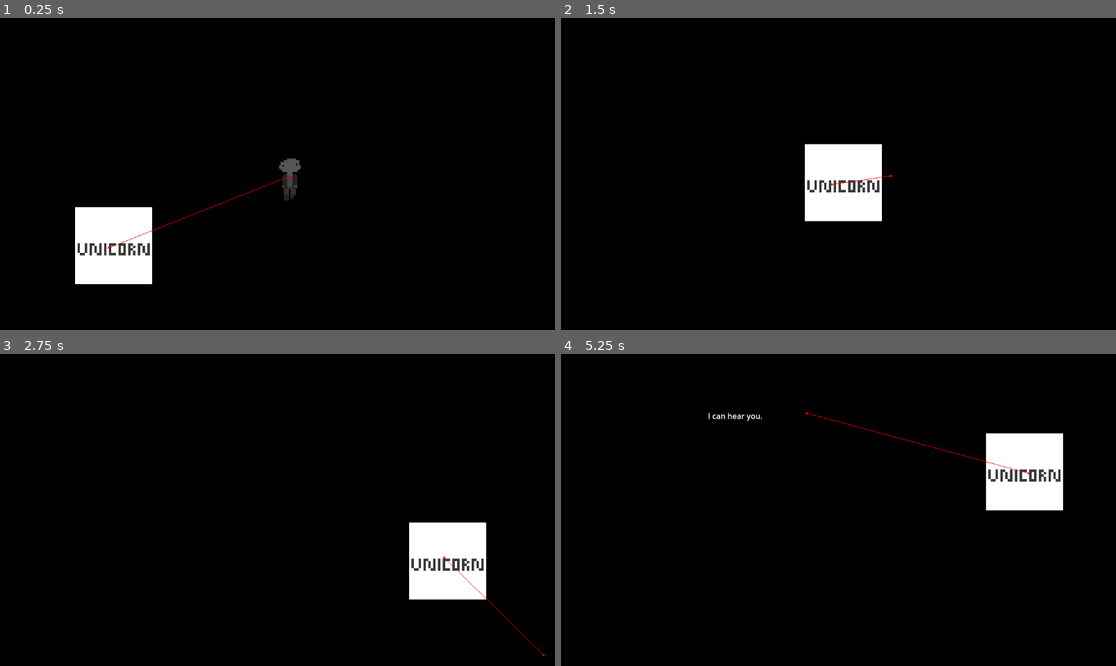
Above: before the commit, frames 1-4 (two rows, left to right).
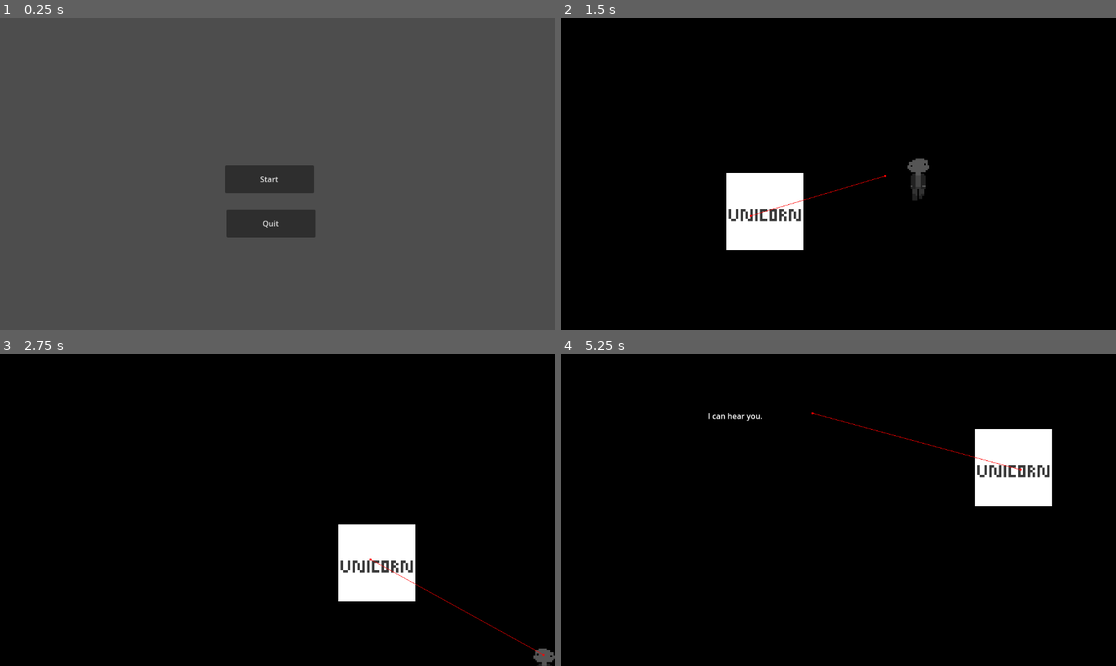
Above: after the commit, the same moments.

Repository: kbg2201/BUD-Team
Game: Godot game, scene res://Scenes/title_screen.tscn
Same seed, same stepped clock (60 frames per second), same inputs: the game is played once before the commit and once after it. Before the commit the project starts from res://main.tscn.
Inputs (mouse positions are in pixels of both pictures, inside the frame that each line leads up to):
- Up to frame 1 (0.25 s): no input
- Up to frame 2 (1.5 s): click (832, 180) at 0.5 s, where only the run after the commit has a clickable "Start"; hold D (move_right) from 1.28 s (still down)
- Up to frame 3 (2.75 s): release D (move_right) at 2.03 s; hold S (move_down) from 2.03 s (still down)
- Up to frame 4 (5.25 s): release S (move_down) at 2.78 s; hold D (move_right) 2.78-3.53 s; hold W (move_up) 3.53-4.28 s; hold A (move_left) from 4.28 s (still down)

The runs differ from the first frame. In frame 1, 100% of the frame differs, in the area x 0-100%, y 0-100%; in frame 2, 7.2%; in frame 3, 6.6%; in frame 4, 2.0%.

Commit message:
Title Screen

Diff:
--- /dev/null
+++ b/bloody-unicorn/Scenes/main.tscn
@@ -0,0 +1,35 @@
+[gd_scene load_steps=7 format=3 uid="uid://due2ymlrp6sru"]
+
+[ext_resource type="Script" path="res://main.gd" id="1_tay2g"]
+[ext_resource type="PackedScene" uid="uid://boorxy8t6uaci" path="res://Scenes/player.tscn" id="2_owd1m"]
+[ext_resource type="PackedScene" uid="uid://dlpavsu6heed3" path="res://Scenes/lucyvoice.tscn" id="3_odk8b"]
+[ext_resource type="Texture2D" uid="uid://dr00rxwtmay7l" path="res://assets/img/bgblack.jpg" id="4_f83xv"]
+[ext_resource type="PackedScene" uid="uid://w8fyrwg2nbuo" path="res://Scenes/enemy_unicorn.tscn" id="5_4eyku"]
+
+[sub_resource type="NavigationPolygon" id="NavigationPolygon_o3qb5"]
+vertices = PackedVector2Array(1150.85, 624.148, 28.0938, 641.828, 33.8984, 37.8906, 1142.14, 26.1016)
+polygons = Array[PackedInt32Array]([PackedInt32Array(0, 1, 2, 3)])
+outlines = Array[PackedVector2Array]([PackedVector2Array(1152, 16, 1161, 634, 18, 652, 24, 28)])
+
+[node name="Main" type="Node"]
+script = ExtResource("1_tay2g")
+
+[node name="Player" parent="." instance=ExtResource("2_owd1m")]
+scale = Vector2(0.7, 0.7)
+
+[node name="LucyVoice" parent="." instance=ExtResource("3_odk8b")]
+
+[node name="TextureRect" type="TextureRect" parent="."]
+z_index = -2
+offset_right = 364.0
+offset_bottom = 40.0
+texture = ExtResource("4_f83xv")
+expand_mode = 2
+stretch_mode = 6
+
+[node name="EnemyUnicorn" parent="." node_paths=PackedStringArray("player") instance=ExtResource("5_4eyku")]
+position = Vector2(166, 501)
+player = NodePath("../Player")
+
+[node name="NavigationRegion2D" type="NavigationRegion2D" parent="."]
+navigation_polygon = SubResource("NavigationPolygon_o3qb5")
--- /dev/null
+++ b/bloody-unicorn/Scenes/title_screen.tscn
@@ -0,0 +1,44 @@
+[gd_scene load_steps=3 format=3 uid="uid://bqin2bn47hlda"]
+
+[ext_resource type="Script" path="res://title_screen.gd" id="1_700qu"]
+
+[sub_resource type="GDScript" id="GDScript_ip21y"]
+script/source = "extends Button
+
+
+# Called when the node enters the scene tree for the first time.
+func _ready() -> void:
+	pass # Replace with function body.
+
+
+# Called every frame. 'delta' is the elapsed time since the previous frame.
+func _process(delta: float) -> void:
+	pass
+"
+
+[node name="TitleScreen" type="Control"]
+layout_mode = 3
+anchors_preset = 0
+script = ExtResource("1_700qu")
+
+[node name="StartButton" type="Button" parent="."]
+layout_mode = 0
+offset_left = 467.0
+offset_top = 306.0
+offset_right = 652.0
+offset_bottom = 364.0
+text = "Start"
+script = SubResource("GDScript_ip21y")
+
+[node name="QuitButton" type="Button" parent="."]
+layout_mode = 0
+offset_left = 470.0
+offset_top = 398.0
+offset_right = 655.0
+offset_bottom = 456.0
+text = "Quit
+"
+script = SubResource("GDScript_ip21y")
+
+[connection signal="pressed" from="StartButton" to="." method="_on_start_button_pressed"]
+[connection signal="pressed" from="QuitButton" to="." method="_on_quit_button_pressed"]
--- a/bloody-unicorn/main.tscn
+++ /dev/null
@@ -1,35 +0,0 @@
-[gd_scene load_steps=7 format=3 uid="uid://due2ymlrp6sru"]
-
-[ext_resource type="Script" path="res://main.gd" id="1_jqwt7"]
-[ext_resource type="PackedScene" uid="uid://boorxy8t6uaci" path="res://player.tscn" id="2_31q2a"]
-[ext_resource type="PackedScene" uid="uid://dlpavsu6heed3" path="res://lucyvoice.tscn" id="3_rwd7k"]
-[ext_resource type="Texture2D" uid="uid://dr00rxwtmay7l" path="res://assets/img/bgblack.jpg" id="4_edq15"]
-[ext_resource type="PackedScene" uid="uid://w8fyrwg2nbuo" path="res://enemy_unicorn.tscn" id="5_ufu58"]
-
-[sub_resource type="NavigationPolygon" id="NavigationPolygon_o3qb5"]
-vertices = PackedVector2Array(1150.85, 624.148, 28.0938, 641.828, 33.8984, 37.8906, 1142.14, 26.1016)
-polygons = Array[PackedInt32Array]([PackedInt32Array(0, 1, 2, 3)])
-outlines = Array[PackedVector2Array]([PackedVector2Array(1152, 16, 1161, 634, 18, 652, 24, 28)])
-
-[node name="Main" type="Node"]
-script = ExtResource("1_jqwt7")
-
-[node name="Player" parent="." instance=ExtResource("2_31q2a")]
-scale = Vector2(0.7, 0.7)
-
-[node name="LucyVoice" parent="." instance=ExtResource("3_rwd7k")]
-
-[node name="TextureRect" type="TextureRect" parent="."]
-z_index = -2
-offset_right = 364.0
-offset_bottom = 40.0
-texture = ExtResource("4_edq15")
-expand_mode = 2
-stretch_mode = 6
-
-[node name="EnemyUnicorn" parent="." node_paths=PackedStringArray("player") instance=ExtResource("5_ufu58")]
-position = Vector2(166, 501)
-player = NodePath("../Player")
-
-[node name="NavigationRegion2D" type="NavigationRegion2D" parent="."]
-navigation_polygon = SubResource("NavigationPolygon_o3qb5")
--- a/bloody-unicorn/project.godot
+++ b/bloody-unicorn/project.godot
@@ -11,7 +11,7 @@
 [application]
 
 config/name="Bloody Unicorn"
-run/main_scene="res://main.tscn"
+run/main_scene="res://Scenes/title_screen.tscn"
 config/features=PackedStringArray("4.3", "Forward Plus")
 config/icon="res://icon.svg"
 
--- /dev/null
+++ b/bloody-unicorn/title_screen.gd
@@ -0,0 +1,9 @@
+extends Control
+
+func _on_start_button_pressed() -> void:
+	get_tree().change_scene_to_file("res://Scenes/main.tscn")
+
+
+
+func _on_quit_button_pressed() -> void:
+	get_tree().quit()
Renamed: bloody-unicorn/enemy_unicorn.tscn -> bloody-unicorn/Scenes/enemy_unicorn.tscn
Renamed: bloody-unicorn/lucy.tscn -> bloody-unicorn/Scenes/lucy.tscn
Renamed: bloody-unicorn/lucyvoice.tscn -> bloody-unicorn/Scenes/lucyvoice.tscn
Renamed: bloody-unicorn/player.tscn -> bloody-unicorn/Scenes/player.tscn
